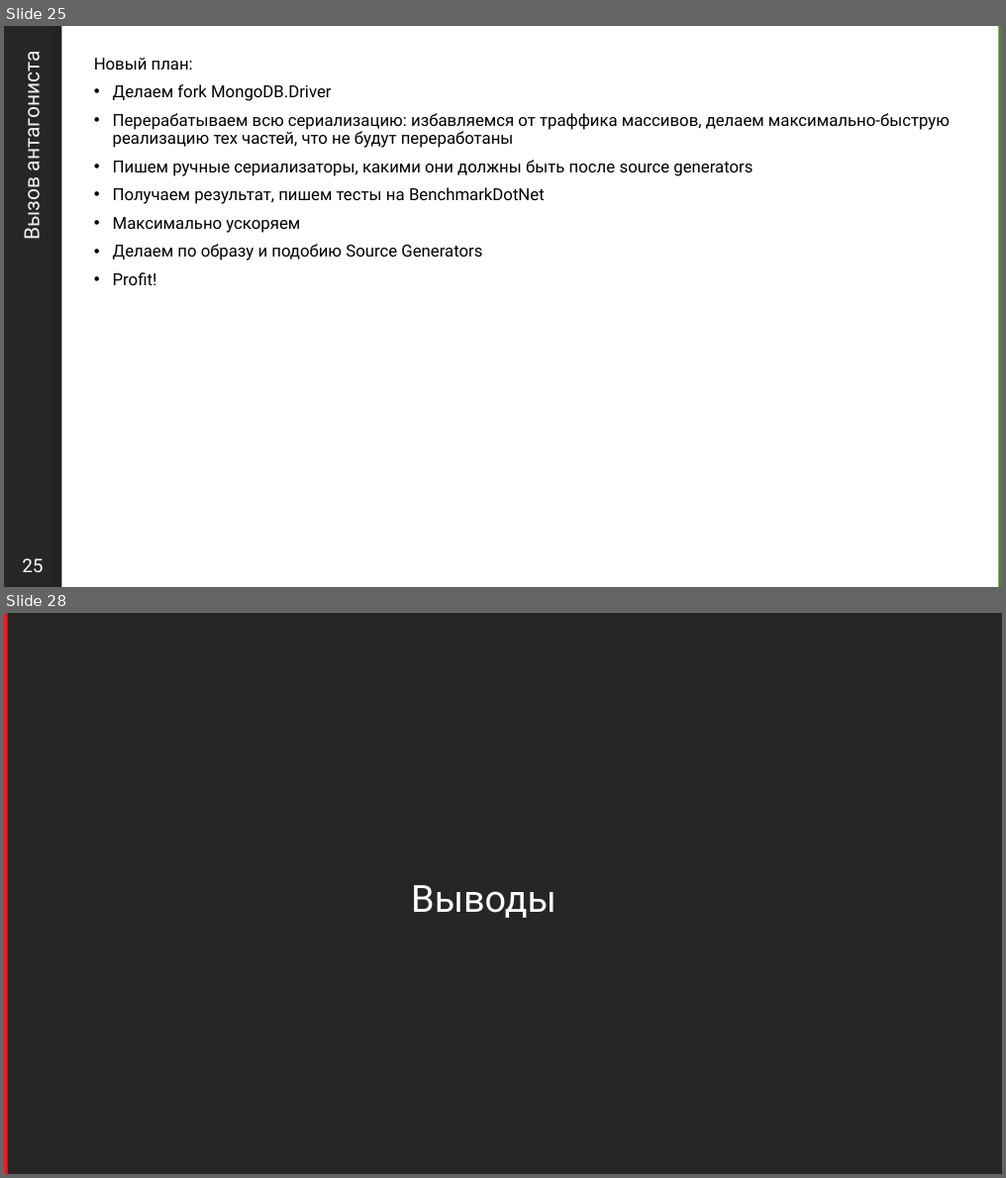
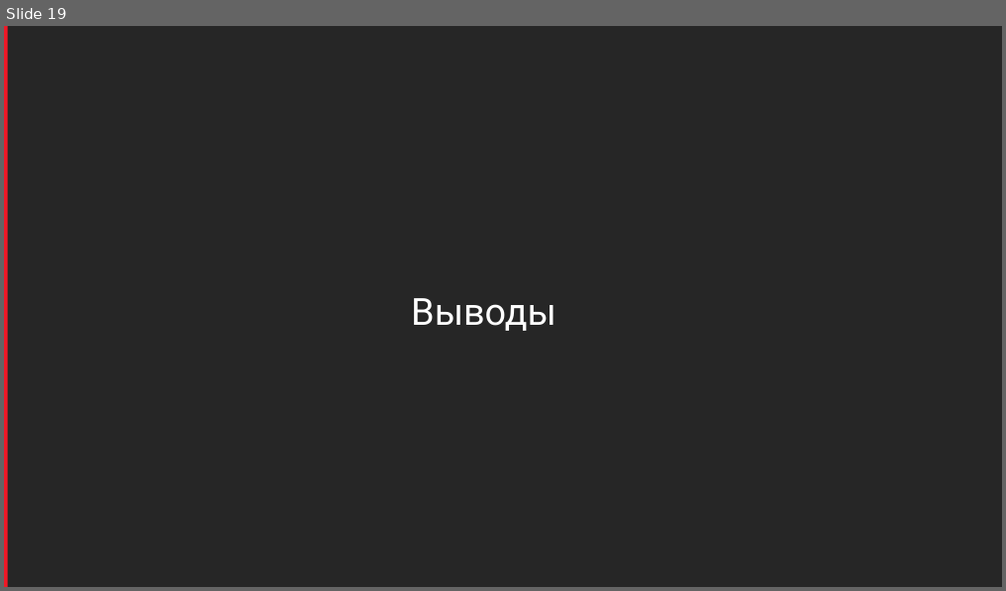
Before and after one commit to sidristij/dotnext-online-2021, a slide deck: 00-dotnext-threadpool.pptx. Shown one above the other, each under a label of ours: slides 25 and 28 before the commit, slide 19 after it; the slides between them are not shown. The pictures are 1006x1178 and 1006x591 pixels, drawn with LibreOffice and Linux fonts; fonts in the diff are those of the drawing; background and template pictures are left out. Boxes give left, top, right and bottom in pixels: in the first picture for what was removed or moved away, otherwise in the second. Text is boxed around its words. In the diff, an @@ line names an element or a change of style, - is before the commit and + after.

```diff
--- a/00-dotnext-threadpool.pptx
+++ b/00-dotnext-threadpool.pptx
@@ slide 25 removed at (4,26,1002,587), background #FFFFFF; not listed: 1 template element that a slide beside it also shows @@
@@ rectangle removed at (61,26,1002,587) @@
@@ rectangle removed at (999,26,1002,587) @@
@@ title removed at (18,63,46,239) @@
-Вызов антагониста
@@ text removed at (94,58,949,285) @@
-Новый план:
-• Делаем fork MongoDB.Driver
-• Перерабатываем всю сериализацию: избавляемся от траффика массивов, делаем максимально-быструю реализацию тех частей, что не будут переработаны
-• Пишем ручные сериализаторы, какими они должны быть после source generators
-• Получаем результат, пишем тесты на BenchmarkDotNet
-• Максимально ускоряем
-• Делаем по образу и подобию Source Generators
-• Profit!
@@ page number removed at (22,559,43,572) @@
-25
@@ what was slide 28 is now slide 19 @@
```
Also in this commit, not shown: 4 slides changed, 13 slides added, 21 other slides removed.
